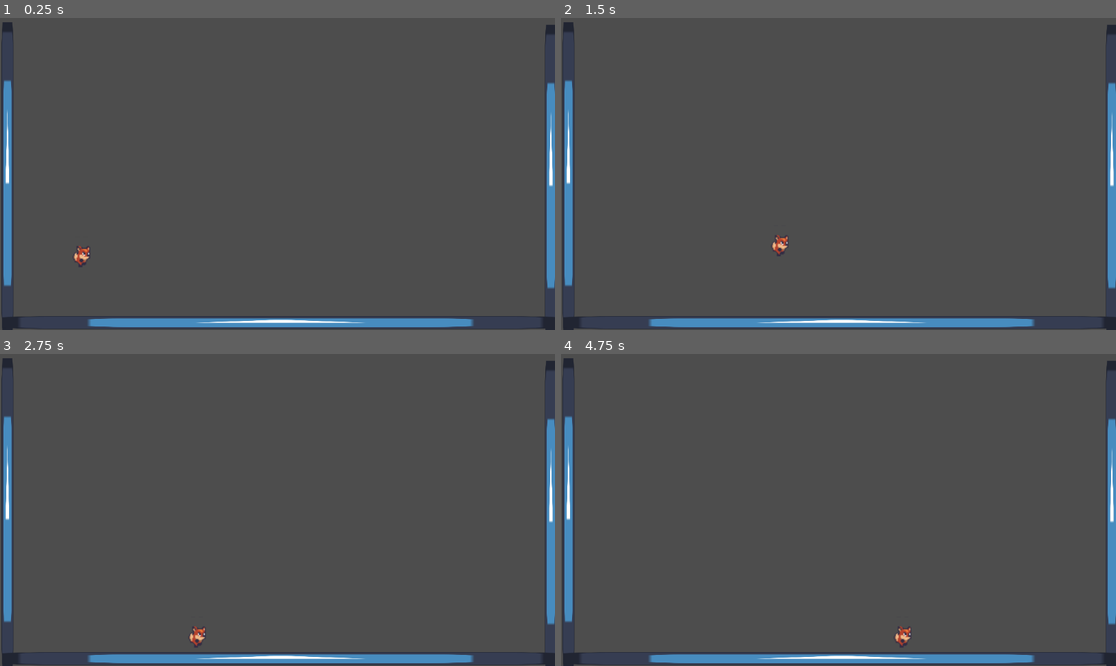
Above: before the commit, frames 1-4 (two rows, left to right).
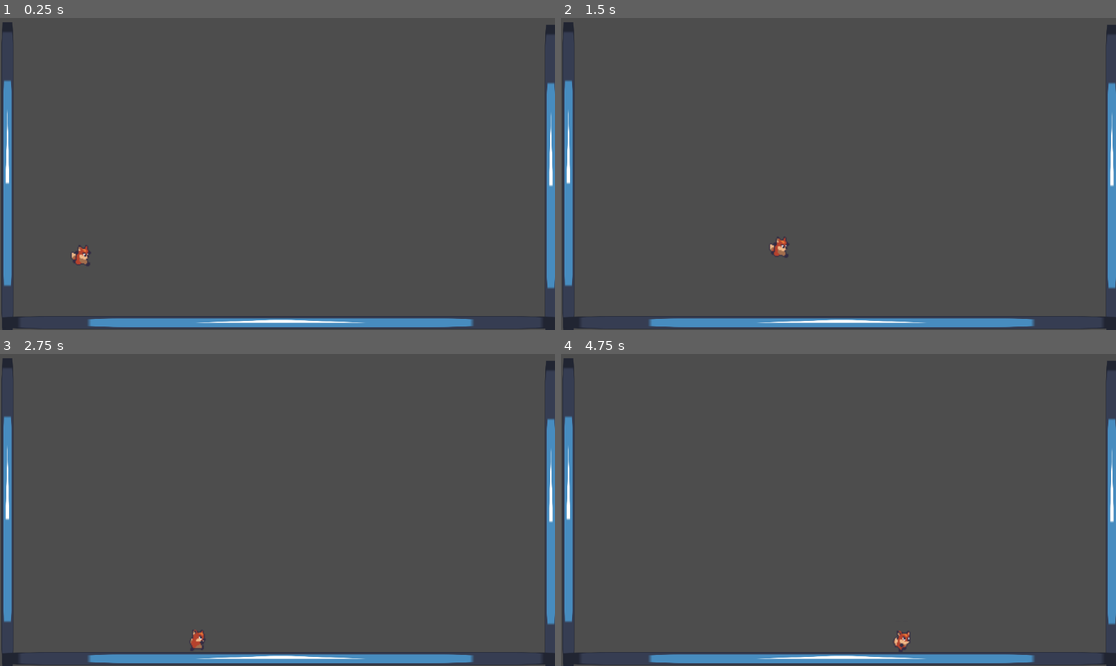
Above: after the commit, the same moments.

Repository: TarikPonciano/Tecnico-Jogos-Digitais-2024.07.9
Game: Godot game, scene res://fase_1.tscn
Two runs of this game, one before a commit and one after it. Both use one fixed random seed, a clock stepped at 60 frames per second and the inputs below. The engine's default icon, where the game draws it, is replaced by a stand-in: a white triangle on a blue panel in a dark square.
Inputs:
- Up to frame 1 (0.25 s): no input
- Up to frame 2 (1.5 s): tap Enter (ui_accept) at 0.5, 0.77 s; hold Right (ui_right) from 0.53 s (still down)
- Up to frame 3 (2.75 s): tap Enter (ui_accept) at 1.52 s; release Right (ui_right) at 2.03 s; hold Left (ui_left) from 2.03 s (still down)
- Up to frame 4 (4.75 s): release Left (ui_left) at 2.78 s; hold Right (ui_right) 2.78-4.28 s; tap Enter (ui_accept) at 3.02, 3.77, 4.52 s; hold Left (ui_left) from 4.28 s (still down)

The runs differ from the first frame. In frame 1, 0.1% of the frame differs, in the area x 12-17%, y 72-80%; in frame 2, 0.1%; in frame 3, 0.1%; in frame 4, 0.2%, in the area x 59-64%, y 87-96%.

Commit message:
Animacoes

Diff:
--- a/projeto-dlux/personagem_v_2.gd
+++ b/projeto-dlux/personagem_v_2.gd
@@ -5,6 +5,7 @@
 const JUMP_VELOCITY = -400.0
 var pulo_duplo = true #Se for true, pode pular uma segunda vez, se não não pode
 
+@onready var animacao = $AnimatedSprite2D
 
 func _physics_process(delta: float) -> void:
 	# Add the gravity.
@@ -25,7 +26,19 @@
 	var direction := Input.get_axis("ui_left", "ui_right")
 	if direction:
 		velocity.x = direction * SPEED
+
 	else:
 		velocity.x = move_toward(velocity.x, 0, SPEED)
 
+	if velocity.y < 0:
+		animacao.play("jump")
+	elif velocity.y > 0:
+		animacao.play("fall")
+	elif velocity.x != 0:
+		animacao.play("run")
+	else:
+		animacao.play("idle")
+
+
+
 	move_and_slide()
--- a/projeto-dlux/personagem_v_2.tscn
+++ b/projeto-dlux/personagem_v_2.tscn
@@ -1,115 +1,129 @@
-[gd_scene load_steps=15 format=3 uid="uid://bwef758il4d1g"]
+[gd_scene load_steps=17 format=3 uid="uid://bwef758il4d1g"]
 
-[ext_resource type="Script" path="res://personagem_v_2.gd" id="1_qgu5m"]
+[ext_resource type="Script" uid="uid://btjgjkdhdkow7" path="res://personagem_v_2.gd" id="1_qgu5m"]
 [ext_resource type="Texture2D" uid="uid://bqm6na4blxs0o" path="res://Foxy-Spritesheet.png" id="2_6h3ei"]
 
-[sub_resource type="CapsuleShape2D" id="CapsuleShape2D_73fwc"]
-radius = 9.0
+[sub_resource type="AtlasTexture" id="AtlasTexture_cla5p"]
+atlas = ExtResource("2_6h3ei")
+region = Rect2(33, 160, 33, 32)
 
-[sub_resource type="AtlasTexture" id="AtlasTexture_u5xtc"]
+[sub_resource type="AtlasTexture" id="AtlasTexture_npyky"]
 atlas = ExtResource("2_6h3ei")
 region = Rect2(0, 0, 33, 32)
 
-[sub_resource type="AtlasTexture" id="AtlasTexture_uja5s"]
+[sub_resource type="AtlasTexture" id="AtlasTexture_7fhsa"]
 atlas = ExtResource("2_6h3ei")
 region = Rect2(33, 0, 33, 32)
 
-[sub_resource type="AtlasTexture" id="AtlasTexture_o2qhh"]
+[sub_resource type="AtlasTexture" id="AtlasTexture_6bdlo"]
 atlas = ExtResource("2_6h3ei")
 region = Rect2(66, 0, 33, 32)
 
-[sub_resource type="AtlasTexture" id="AtlasTexture_6yxqj"]
+[sub_resource type="AtlasTexture" id="AtlasTexture_xcpj1"]
 atlas = ExtResource("2_6h3ei")
 region = Rect2(99, 0, 33, 32)
 
-[sub_resource type="AtlasTexture" id="AtlasTexture_p02e0"]
+[sub_resource type="AtlasTexture" id="AtlasTexture_s3023"]
+atlas = ExtResource("2_6h3ei")
+region = Rect2(0, 160, 33, 32)
+
+[sub_resource type="AtlasTexture" id="AtlasTexture_y0lvn"]
 atlas = ExtResource("2_6h3ei")
 region = Rect2(0, 32, 33, 32)
 
-[sub_resource type="AtlasTexture" id="AtlasTexture_qy8k3"]
+[sub_resource type="AtlasTexture" id="AtlasTexture_8glhj"]
 atlas = ExtResource("2_6h3ei")
 region = Rect2(33, 32, 33, 32)
 
-[sub_resource type="AtlasTexture" id="AtlasTexture_ul0io"]
+[sub_resource type="AtlasTexture" id="AtlasTexture_msxwa"]
 atlas = ExtResource("2_6h3ei")
 region = Rect2(66, 32, 33, 32)
 
-[sub_resource type="AtlasTexture" id="AtlasTexture_dv5uf"]
+[sub_resource type="AtlasTexture" id="AtlasTexture_kyurd"]
 atlas = ExtResource("2_6h3ei")
 region = Rect2(99, 32, 33, 32)
 
-[sub_resource type="AtlasTexture" id="AtlasTexture_5uibg"]
+[sub_resource type="AtlasTexture" id="AtlasTexture_bjd47"]
 atlas = ExtResource("2_6h3ei")
 region = Rect2(132, 32, 33, 32)
 
-[sub_resource type="AtlasTexture" id="AtlasTexture_jxxb0"]
+[sub_resource type="AtlasTexture" id="AtlasTexture_grwcy"]
 atlas = ExtResource("2_6h3ei")
 region = Rect2(165, 32, 33, 32)
 
-[sub_resource type="SpriteFrames" id="SpriteFrames_rajgr"]
+[sub_resource type="SpriteFrames" id="SpriteFrames_cla5p"]
 animations = [{
-"frames": [],
+"frames": [{
+"duration": 1.0,
+"texture": SubResource("AtlasTexture_cla5p")
+}],
 "loop": true,
 "name": &"fall",
 "speed": 5.0
 }, {
 "frames": [{
 "duration": 1.0,
-"texture": SubResource("AtlasTexture_u5xtc")
+"texture": SubResource("AtlasTexture_npyky")
 }, {
 "duration": 1.0,
-"texture": SubResource("AtlasTexture_uja5s")
+"texture": SubResource("AtlasTexture_7fhsa")
 }, {
 "duration": 1.0,
-"texture": SubResource("AtlasTexture_o2qhh")
+"texture": SubResource("AtlasTexture_6bdlo")
 }, {
 "duration": 1.0,
-"texture": SubResource("AtlasTexture_6yxqj")
+"texture": SubResource("AtlasTexture_xcpj1")
 }],
 "loop": true,
 "name": &"idle",
 "speed": 5.0
 }, {
-"frames": [],
+"frames": [{
+"duration": 1.0,
+"texture": SubResource("AtlasTexture_s3023")
+}],
 "loop": true,
 "name": &"jump",
 "speed": 5.0
 }, {
 "frames": [{
 "duration": 1.0,
-"texture": SubResource("AtlasTexture_p02e0")
+"texture": SubResource("AtlasTexture_y0lvn")
 }, {
 "duration": 1.0,
-"texture": SubResource("AtlasTexture_qy8k3")
+"texture": SubResource("AtlasTexture_8glhj")
 }, {
 "duration": 1.0,
-"texture": SubResource("AtlasTexture_ul0io")
+"texture": SubResource("AtlasTexture_msxwa")
 }, {
 "duration": 1.0,
-"texture": SubResource("AtlasTexture_dv5uf")
+"texture": SubResource("AtlasTexture_kyurd")
 }, {
 "duration": 1.0,
-"texture": SubResource("AtlasTexture_5uibg")
+"texture": SubResource("AtlasTexture_bjd47")
 }, {
 "duration": 1.0,
-"texture": SubResource("AtlasTexture_jxxb0")
+"texture": SubResource("AtlasTexture_grwcy")
 }],
 "loop": true,
 "name": &"run",
 "speed": 5.0
 }]
 
+[sub_resource type="CapsuleShape2D" id="CapsuleShape2D_npyky"]
+radius = 7.0
+height = 20.0
+
 [node name="Personagem V 2" type="CharacterBody2D"]
-position = Vector2(0, 1)
 scale = Vector2(2, 2)
 script = ExtResource("1_qgu5m")
 
+[node name="AnimatedSprite2D" type="AnimatedSprite2D" parent="."]
+position = Vector2(0, -6)
+sprite_frames = SubResource("SpriteFrames_cla5p")
+animation = &"idle"
+autoplay = "idle"
+frame_progress = 0.855039
+
 [node name="CollisionShape2D" type="CollisionShape2D" parent="."]
-position = Vector2(0, -2.5)
-shape = SubResource("CapsuleShape2D_73fwc")
-
-[node name="AnimatedSprite2D" type="AnimatedSprite2D" parent="."]
-position = Vector2(1, -8)
-sprite_frames = SubResource("SpriteFrames_rajgr")
-animation = &"run"
-frame_progress = 0.47043
+shape = SubResource("CapsuleShape2D_npyky")
--- a/projeto-dlux/project.godot
+++ b/projeto-dlux/project.godot
@@ -12,7 +12,7 @@
 
 config/name="Projeto Dlux"
 run/main_scene="uid://da2l3jkg37xou"
-config/features=PackedStringArray("4.3", "Mobile")
+config/features=PackedStringArray("4.4", "Mobile")
 config/icon="res://icon.svg"
 
 [rendering]
Not shown, added: projeto-dlux/personagem_v_2.gd.uid
